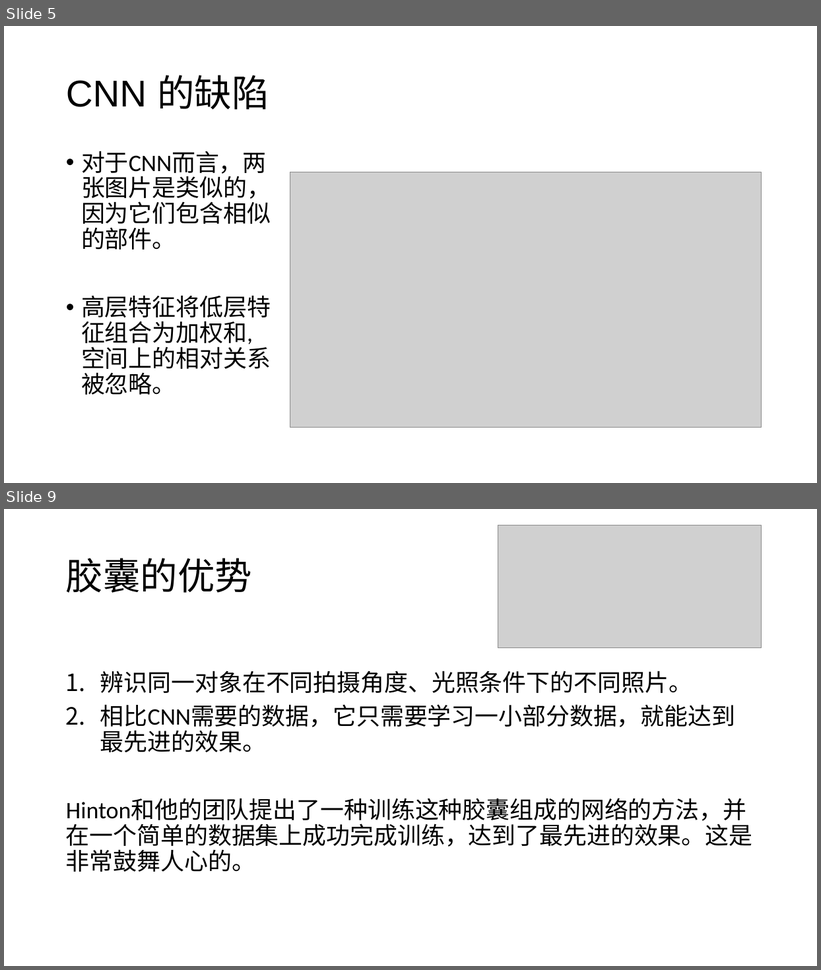
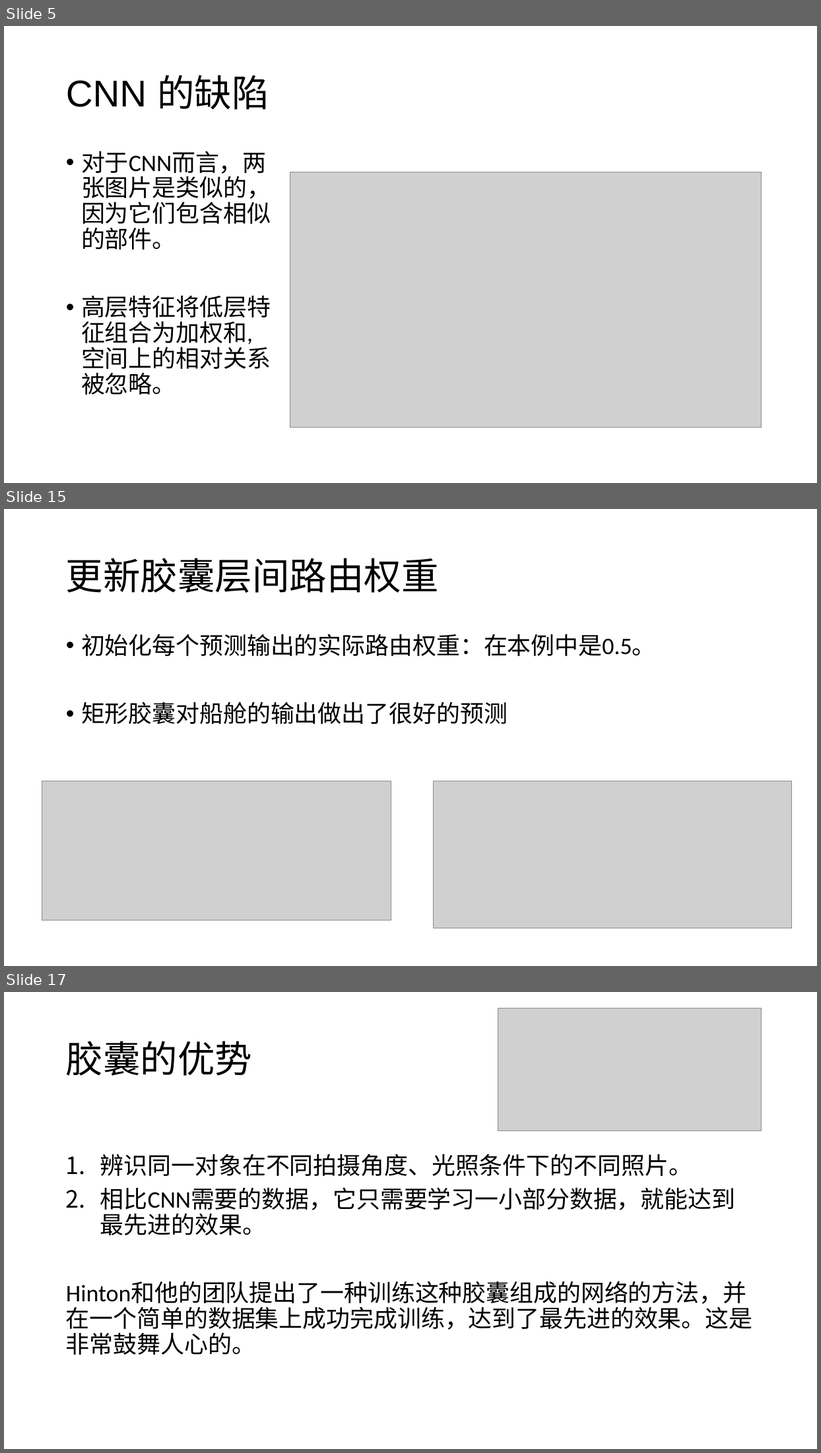
Before and after one commit to foamliu/Learning-DL, a slide deck: capsnet/CapsNet.pptx. Shown one above the other, each under a label of ours: slides 5 and 9 before the commit, slides 5, 15 and 17 after it; the slides between them are not shown. The pictures are 821x970 and 821x1453 pixels, drawn with LibreOffice and Linux fonts; fonts in the diff are those of the drawing; grey boxes stand for pictures. Boxes give left, top, right and bottom in pixels: in the first picture for what was removed or moved away, otherwise in the second. Text is boxed around its words. In the diff, an @@ line names an element or a change of style, - is before the commit and + after.

```diff
--- a/capsnet/CapsNet.pptx
+++ b/capsnet/CapsNet.pptx
@@ slide 15 added at (4, 509, 817, 966), background #FFFFFF @@
@@ title added at (66, 558, 439, 593), 44 pt, text #000000 @@
+更新胶囊层间路由权重
@@ text added at (81, 634, 656, 724), 28 pt, text #000000 @@
+• 初始化每个预测输出的实际路由权重：在本例中是0.5。
+• 矩形胶囊对船舱的输出做出了很好的预测
@@ picture added at (42, 781, 391, 921) @@
@@ picture added at (434, 781, 787, 926) @@
@@ picture added at (434, 781, 792, 926) @@
@@ picture added at (434, 781, 792, 928) @@
@@ what was slide 9 is now slide 17 @@
```
Also in this commit, not shown: 5 slides changed, 9 other slides added, 2 slides removed, 1 other file.
